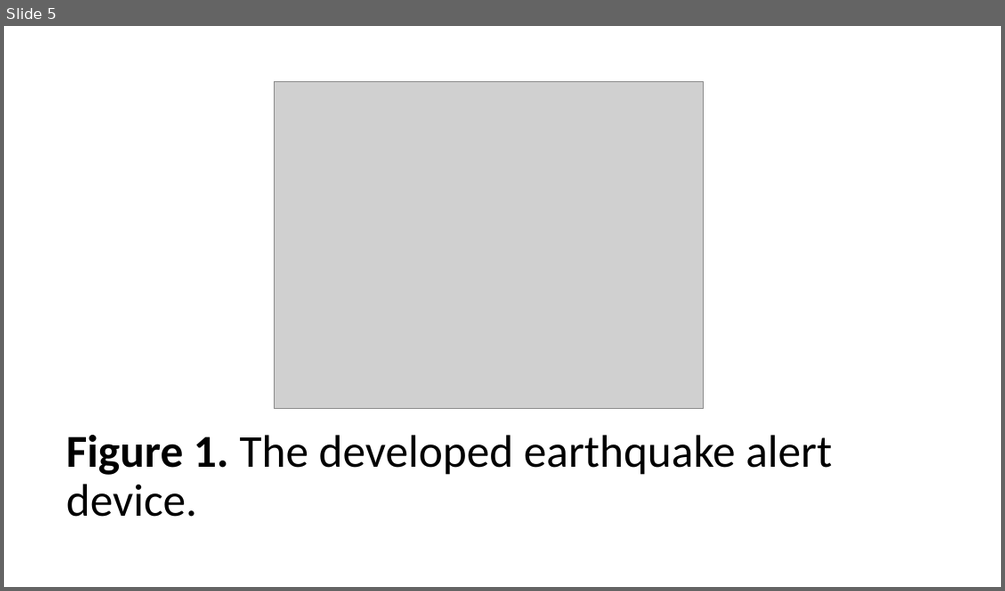
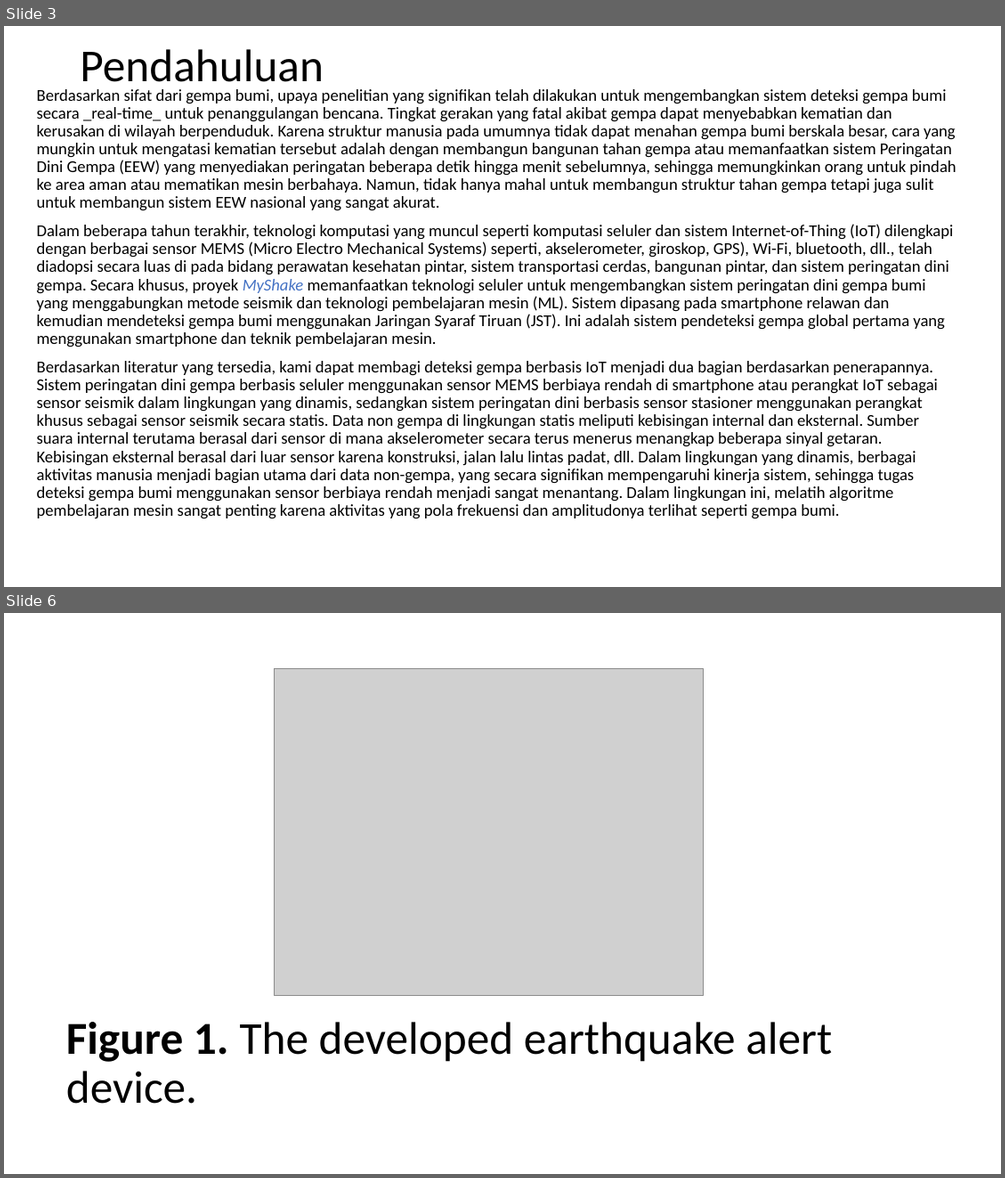
Before and after one commit to juvina03/SBP, a slide deck: PPT_Presentasi_SBP.pptx. Shown one above the other, each under a label of ours: slide 5 before the commit, slides 3 and 6 after it; the slides between them are not shown. The pictures are 1005x591 and 1005x1178 pixels, drawn with LibreOffice and Linux fonts; fonts in the diff are those of the drawing; grey boxes stand for pictures. Boxes give left, top, right and bottom in pixels: in the first picture for what was removed or moved away, otherwise in the second. Text is boxed around its words. In the diff, an @@ line names an element or a change of style, - is before the commit and + after.

```diff
--- a/PPT_Presentasi_SBP.pptx
+++ b/PPT_Presentasi_SBP.pptx
@@ slide 3 added at (4,26,1001,587), background #FFFFFF @@
@@ title added at (80,49,324,93), 44 pt, text #000000 @@
+Pendahuluan
@@ text added at (37,89,955,519), 16 pt, text #000000 @@
+Berdasarkan sifat dari gempa bumi, upaya penelitian yang signifikan telah dilakukan untuk mengembangkan sistem deteksi gempa bumi secara _real-time_ untuk penanggulangan bencana. Tingkat gerakan yang fatal akibat gempa dapat menyebabkan kematian dan kerusakan di wilayah berpenduduk. Karena struktur manusia pada umumnya tidak dapat menahan gempa bumi berskala besar, cara yang mungkin untuk mengatasi kematian tersebut adalah dengan membangun bangunan tahan gempa atau memanfaatkan sistem Peringatan Dini Gempa (EEW) yang menyediakan peringatan beberapa detik hingga menit sebelumnya, sehingga memungkinkan orang untuk pindah ke area aman atau mematikan mesin berbahaya. Namun, tidak hanya mahal untuk membangun struktur tahan gempa tetapi juga sulit untuk membangun sistem EEW nasional yang sangat akurat.
+Dalam beberapa tahun terakhir, teknologi komputasi yang muncul seperti komputasi seluler dan sistem Internet-of-Thing (IoT) dilengkapi dengan berbagai sensor MEMS (Micro Electro Mechanical Systems) seperti, akselerometer, giroskop, GPS), Wi-Fi, bluetooth, dll., telah diadopsi secara luas di pada bidang perawatan kesehatan pintar, sistem transportasi cerdas, bangunan pintar, dan sistem peringatan dini gempa. Secara khusus, proyek MyShake memanfaatkan teknologi seluler untuk mengembangkan sistem peringatan dini gempa bumi yang menggabungkan metode seismik dan teknologi pembelajaran mesin (ML). Sistem dipasang pada smartphone relawan dan kemudian mendeteksi gempa bumi menggunakan Jaringan Syaraf Tiruan (JST). Ini adalah sistem pendeteksi gempa global pertama yang menggunakan smartphone dan teknik pembelajaran mesin.
+Berdasarkan literatur yang tersedia, kami dapat membagi deteksi gempa berbasis IoT menjadi dua bagian berdasarkan penerapannya. Sistem peringatan dini gempa berbasis seluler menggunakan sensor MEMS berbiaya rendah di smartphone atau perangkat IoT sebagai sensor seismik dalam lingkungan yang dinamis, sedangkan sistem peringatan dini berbasis sensor stasioner menggunakan perangkat khusus sebagai sensor seismik secara statis. Data non gempa di lingkungan statis meliputi kebisingan internal dan eksternal. Sumber suara internal terutama berasal dari sensor di mana akselerometer secara terus menerus menangkap beberapa sinyal getaran. Kebisingan eksternal berasal dari luar sensor karena konstruksi, jalan lalu lintas padat, dll. Dalam lingkungan yang dinamis, berbagai aktivitas manusia menjadi bagian utama dari data non-gempa, yang secara signifikan mempengaruhi kinerja sistem, sehingga tugas deteksi gempa bumi menggunakan sensor berbiaya rendah menjadi sangat menantang. Dalam lingkungan ini, melatih algoritme pembelajaran mesin sangat penting karena aktivitas yang pola frekuensi dan amplitudonya terlihat seperti gempa bumi.
@@ what was slide 5 is now slide 6 @@
```
Also in this commit, not shown: 15 slides changed.
